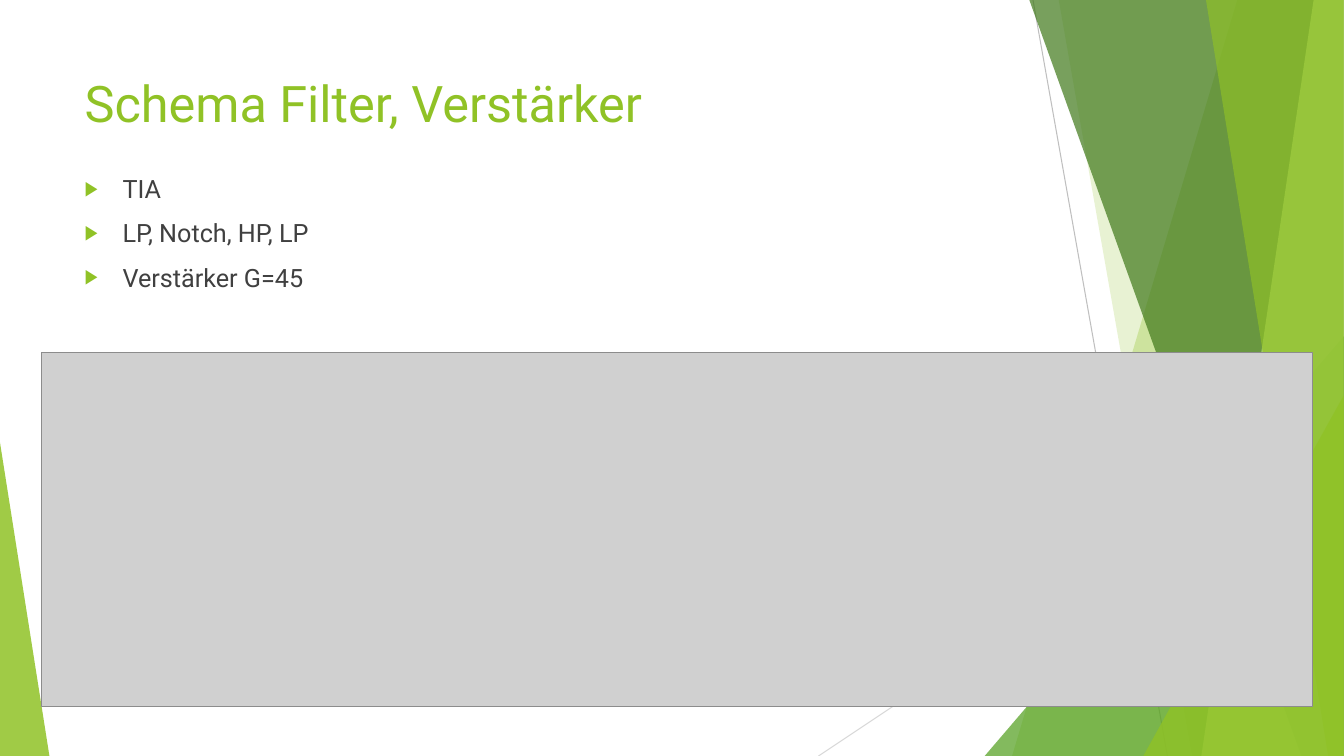
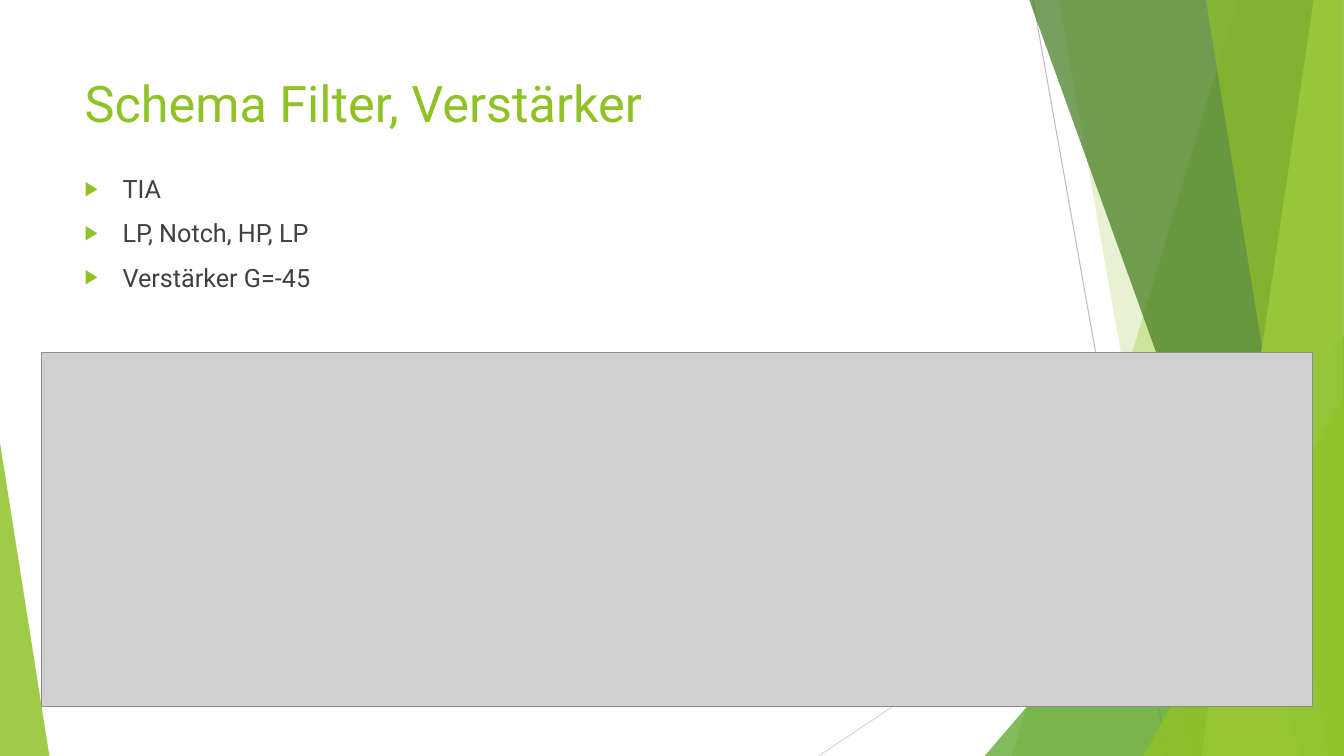
Before and after one commit to gheimsch/Pulse_oximetry, a slide deck: slide 13 of Bericht/Oxymeter.pptx. Drawn at 1344x756 pixels with LibreOffice and Linux fonts; fonts in the diff are those of the drawing; grey boxes stand for pictures. Boxes give left, top, right and bottom in pixels: in the first picture for what was removed or moved away, otherwise in the second. Text is boxed around its words. In the diff, an @@ line names an element or a change of style, - is before the commit and + after.

Commit message:
update prensentation

```diff
--- a/Bericht/Oxymeter.pptx
+++ b/Bericht/Oxymeter.pptx
@@ text at box(123, 268, 310, 288): text changed @@
-▶ Verstärker G=45
+▶ Verstärker G=-45
```
